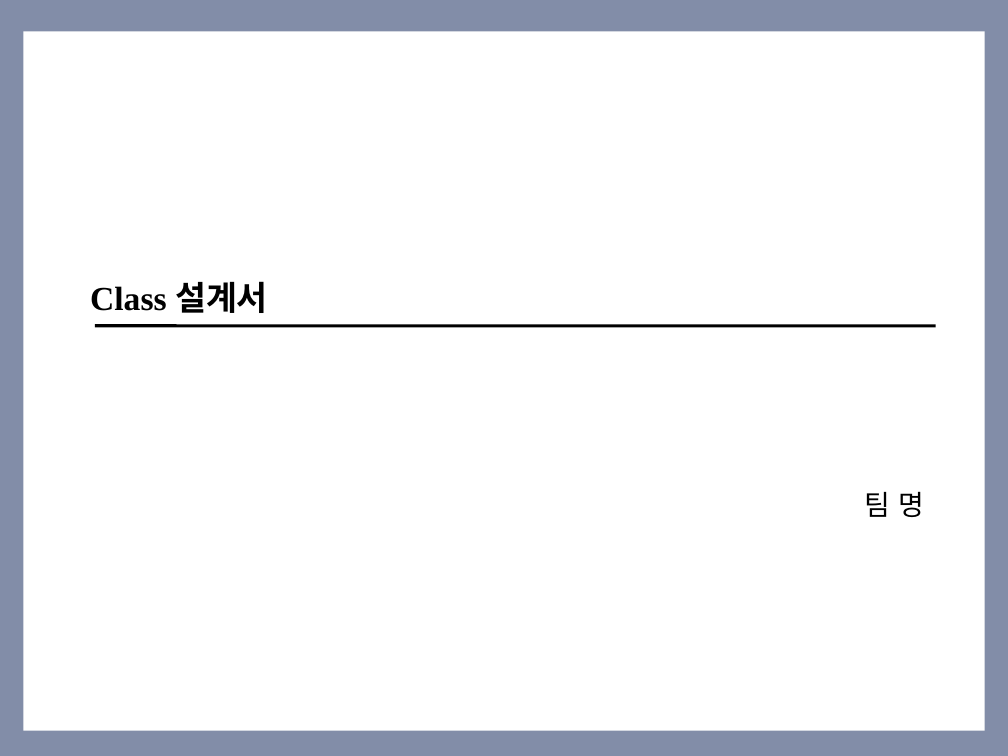
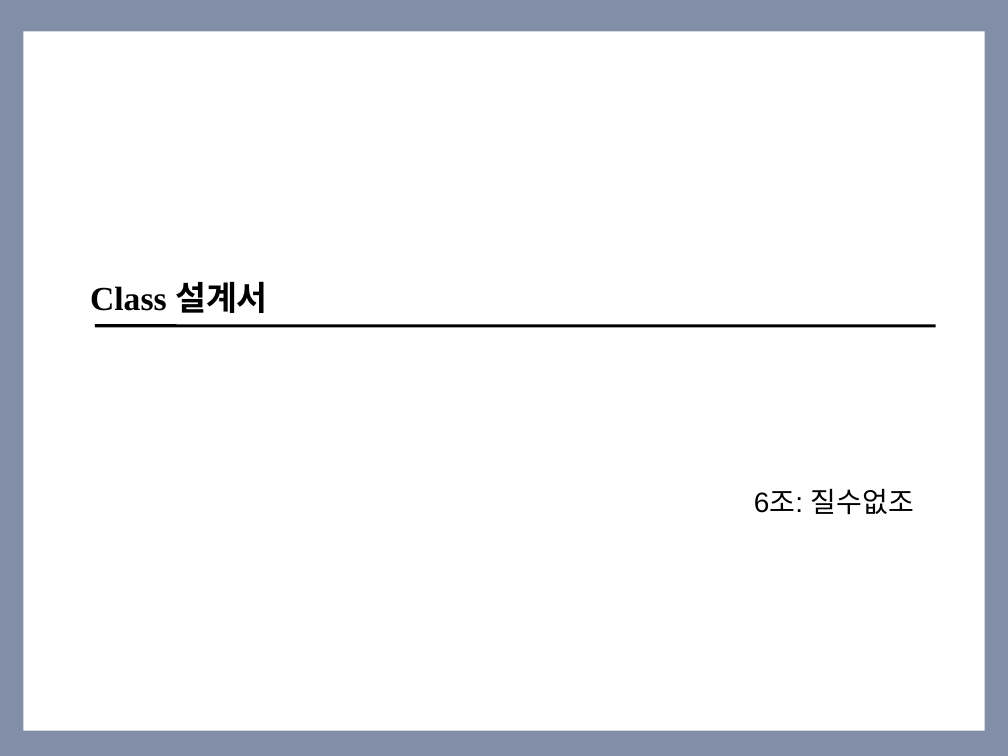
Before and after one commit to songsurl00/SoftwareEngineering2022, a slide deck: slide 1 of Class&SeqDiagram/ClassDesign.pptx. Drawn at 1008x756 pixels with LibreOffice and Linux fonts; fonts in the diff are those of the drawing. Boxes give left, top, right and bottom in pixels: in the first picture for what was removed or moved away, otherwise in the second. Text is boxed around its words. In the diff, an @@ line names an element or a change of style, - is before the commit and + after.

```diff
--- a/Class&SeqDiagram/ClassDesign.pptx
+++ b/Class&SeqDiagram/ClassDesign.pptx
@@ text at box(754, 488, 914, 515): text changed @@
-팀 명
+6조: 질수없조
```
Also in this commit, not shown: 15 slides added, 1 slide removed.
